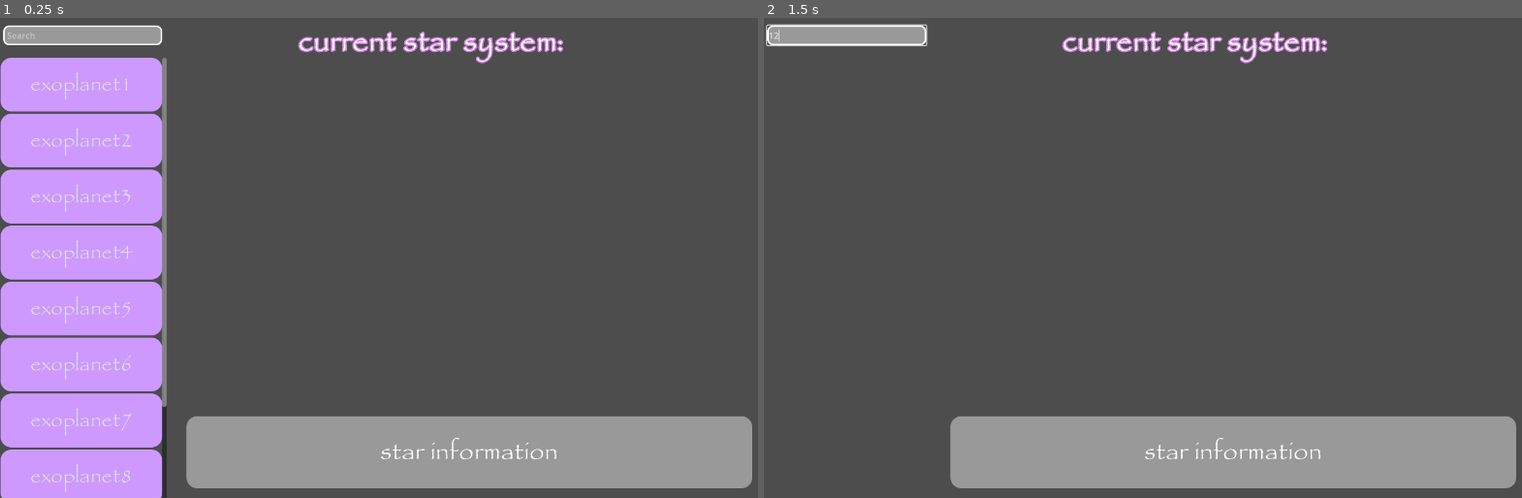
Above: before the commit, frames 1-2 (left to right).
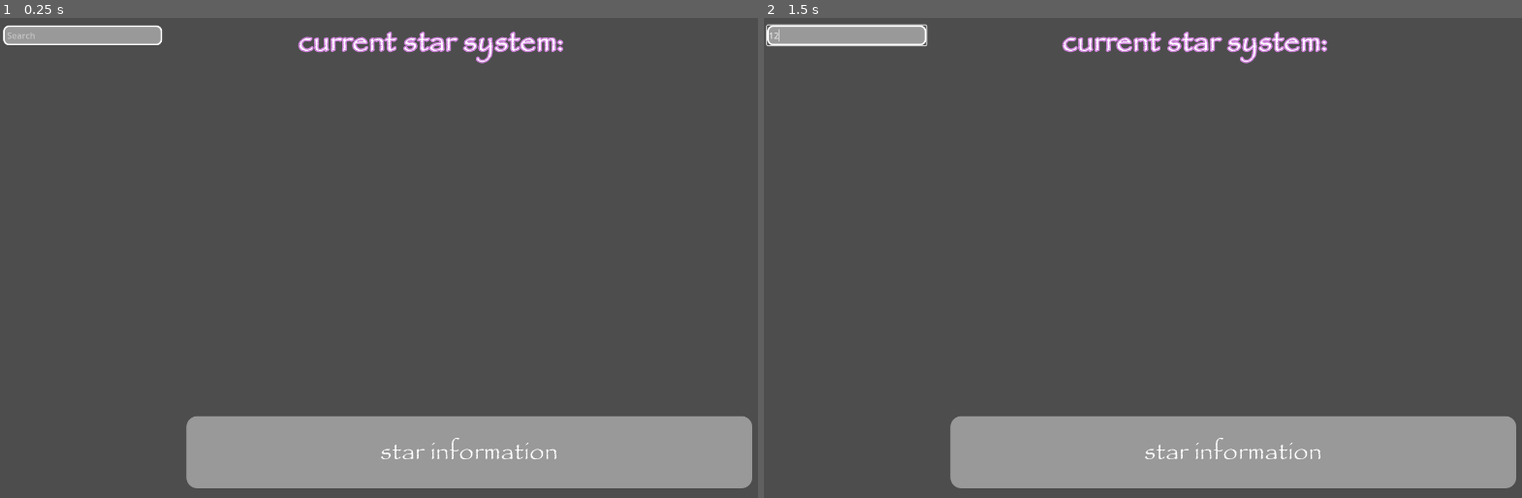
Above: after the commit, the same moments.

Repository: KingsSack/project-xenon-sky
Game: Godot game, scene res://ui.tscn
The game is run twice, just before and just after one commit, with the same random seed, the same clock (stepped at 60 frames per second) and the same inputs. This scene is started directly instead of the project's main scene.
Inputs (mouse positions are in pixels of both pictures, inside the frame that each line leads up to):
- Up to frame 1 (0.25 s): no input
- Up to frame 2 (1.5 s): click (847, 37) at 0.52 s; type "12" at 0.6 s; tap Enter at 1.25 s; move the mouse to (1324, 234) at 1.27 s; click (1324, 234) at 1.42 s

The runs differ from the first frame. In frame 1, 19% of the frame differs, in the area x 0-22%, y 8-100%; in frame 2, nothing differs.

Commit message:
Add new exoplanet loading functionality and refactor scene structure

Diff:
--- a/load_planet_button.tscn
+++ b/load_planet_button.tscn
@@ -1,6 +1,7 @@
-[gd_scene load_steps=6 format=3 uid="uid://cnn7tdf0xa0j4"]
+[gd_scene load_steps=7 format=3 uid="uid://bn8f5vug4o2os"]
 
 [ext_resource type="FontFile" uid="uid://buh8lyi6jme71" path="res://assets/papyrus.ttf" id="1_1kn8p"]
+[ext_resource type="Script" path="res://scripts/new_exoplanet.gd" id="2_pno2c"]
 
 [sub_resource type="Theme" id="Theme_em32u"]
 default_font = ExtResource("1_1kn8p")
@@ -36,3 +37,6 @@
 theme_override_styles/pressed = SubResource("StyleBoxFlat_4ai1i")
 theme_override_styles/normal = SubResource("StyleBoxFlat_xd3ht")
 text = "exoplanet1"
+script = ExtResource("2_pno2c")
+
+[connection signal="pressed" from="." to="." method="_on_load_exoplanet_pressed"]
--- /dev/null
+++ b/main.tscn
@@ -0,0 +1,7 @@
+[gd_scene load_steps=2 format=3 uid="uid://bdfjsmgb22nto"]
+
+[ext_resource type="PackedScene" uid="uid://y46vex5hofai" path="res://map.tscn" id="1_gp0jg"]
+
+[node name="Main" type="Node"]
+
+[node name="Node3D" parent="." instance=ExtResource("1_gp0jg")]
--- a/map.tscn
+++ b/map.tscn
@@ -1,6 +1,7 @@
 [gd_scene load_steps=5 format=3 uid="uid://y46vex5hofai"]
 
-[ext_resource type="Script" path="res://scripts/load_stars.gd" id="1_osuq4"]
+[ext_resource type="Script" path="res://scripts/load_app.gd" id="1_osuq4"]
+[ext_resource type="Script" path="res://scripts/camera_3d.gd" id="2_0xmat"]
 [ext_resource type="PackedScene" uid="uid://dxr8klbcdq7bj" path="res://star.tscn" id="2_vwx57"]
 [ext_resource type="PackedScene" uid="uid://bnss1urf5ebkf" path="res://ui.tscn" id="3_7frv8"]
 
@@ -24,3 +25,6 @@
 [node name="CanvasLayer" type="CanvasLayer" parent="."]
 
 [node name="Control" parent="CanvasLayer" instance=ExtResource("3_7frv8")]
+
+[connection signal="exoplanet_data_loaded" from="." to="." method="_on_exoplanet_data_loaded"]
+[connection signal="star_data_loaded" from="." to="." method="_on_star_data_loaded"]
--- a/project.godot
+++ b/project.godot
@@ -11,7 +11,7 @@
 [application]
 
 config/name="Project Zenon Sky"
-run/main_scene="res://map.tscn"
+run/main_scene="res://main.tscn"
 config/features=PackedStringArray("4.3", "Forward Plus")
 config/icon="res://icon.svg"
 
--- a/scripts/hello_world.gd
+++ /dev/null
@@ -1,11 +0,0 @@
-extends Node3D
-
-
-# Called when the node enters the scene tree for the first time.
-func _ready():
-	print("Hello World")
-
-
-# Called every frame. 'delta' is the elapsed time since the previous frame.
-func _process(delta):
-	pass
--- /dev/null
+++ b/scripts/load_app.gd
@@ -0,0 +1,73 @@
+extends Node3D
+
+var button_scene := preload("res://load_planet_button.tscn")
+
+var exoplanets = {}
+var stars = {}
+
+signal exoplanet_data_loaded(data)
+signal star_data_loaded(data)
+
+func _ready():
+	query_database("https://exoplanetarchive.ipac.caltech.edu/TAP/sync?query=SELECT+top+10+pl_name,ra,dec,sy_plx+FROM+ps+ORDER+BY+pl_name&format=json", "exoplanets")
+	query_database("https://gea.esac.esa.int/tap-server/tap/sync?request=doQuery&lang=ADQL&query=SELECT+TOP+25+designation,ra,dec,parallax+FROM+gaiadr3.gaia_source+WHERE+parallax+IS+NOT+NULL+ORDER+BY+source_id&format=json", "stars")
+
+func query_database(url, key):
+	var headers = []
+	var response = HTTPRequest.new()
+	add_child(response)
+	response.connect("request_completed", Callable(self, "_on_query_completed").bind(key))
+	response.request(url, headers)
+
+func _on_query_completed(_result, response_code, _headers, body, key):
+	# print("Raw body: ", body.get_string_from_utf8())
+	if response_code == 200:
+		var json = JSON.new()
+		var decoded_body = body.get_string_from_utf8()
+		var error = json.parse(decoded_body)
+		if error == OK:
+			# print("Successfully parsed JSON: ", json.data)
+			if key == "exoplanets":
+				exoplanet_data_loaded.emit(json.data)
+			elif key == "stars":
+				star_data_loaded.emit(json.data)
+		else:
+			print("Error parsing JSON: ", error)
+	else:
+		print("Query failed with status: ", response_code)
+
+func _on_exoplanet_data_loaded(data):
+	for exoplanet in data:
+		create_exoplanet_button(exoplanet["pl_name"])
+		exoplanets[exoplanet["pl_name"]] = [exoplanet["ra"], exoplanet["dec"], exoplanet["sy_plx"]]
+		# print("Exoplanet: ", exoplanet["pl_name"], " at (", exoplanet["ra"], ", ", exoplanet["dec"], ") with parallax: ", exoplanet["sy_plx"])
+
+func _on_star_data_loaded(data):
+	for star in data["data"]:
+		stars[star[0]] = [star[1], star[2], star[3]]
+		# print("Star: ", star[0], " at (", star[1], ", ", star[2], ") with parallax: ", star[3])
+
+func create_exoplanet_button(planet_name):
+	var button_instance = button_scene.instantiate()
+	button_instance.text = planet_name
+	$CanvasLayer/Control/ScrollContainer/VBoxContainer.add_child(button_instance)
+
+var x = []
+
+func make_star(x1):
+	x.append(x1)
+var y
+func instace_scene():
+	var scene = preload("res://map.tscn")
+	var scene_instance = scene.instance()
+	scene_instance.set_name("scene")
+	for pos in x:
+		y = Node3D
+		y.transform(pos)
+		y.new().add_child(scene_instance)
+
+func convert_ra_and_dec(ra, dec, parallax):
+	var x = cos(dec) * cos(ra)/tan(parallax)
+	var y = cos(dec) * sin(ra)/tan(parallax)
+	var z = sin(dec)/tan(parallax)
+	return Vector3(x,y,z)
--- a/scripts/load_stars.gd
+++ /dev/null
@@ -1,53 +0,0 @@
-extends Node3D
-
-var data
-
-# Called when the node enters the scene tree for the first time.
-func _ready():
-	query_database("https://exoplanetarchive.ipac.caltech.edu/TAP/sync?query=select+top+100+pl_name,ra,dec,parallax+from+ps&format=json")
-	var exoplanet_data = data
-
-	query_database("https://gea.esac.esa.int/tap-server/tap/tables/sync?query=select+top+100+designation,ra,dec,parallax+from+gaiadr3.gaia_source+order+by+source_id&format=json")
-	var star_data = data
-
-func query_database(url):
-	var headers = []  # No headers needed
-
-	var response = HTTPRequest.new()
-	add_child(response)
-	response.connect("request_completed", Callable(self, "_on_query_completed"))
-	response.request(url, headers)
-
-func _on_query_completed(_result, response_code, _headers, body):
-	print("Raw response code: ", response_code)
-	print("Raw body: ", body.get_string_from_utf8())
-
-	if response_code == 200:
-		var json = JSON.new()
-		var json_response = json.parse(body.get_string_from_utf8())
-		if json_response == OK:
-			data = json_response
-		else:
-			print("Error parsing JSON: ", json_response)
-	else:
-		print("Query failed with status: ", response_code)
-
-var x = []
-
-func make_star(x1):
-	x.append(x1)
-var y
-func instace_scene():
-	var scene = preload("res://map.tscn")
-	var scene_instance = scene.instance()
-	scene_instance.set_name("scene")
-	for pos in x:
-		y = Node3D
-		y.transform(pos)
-		y.new().add_child(scene_instance)
-
-func convert_ra_and_dec(ra, dec, parallax):
-	var x = cos(dec) * cos(ra)/tan(parallax)
-	var y = cos(dec) * sin(ra)/tan(parallax)
-	var z = sin(dec)/tan(parallax)
-	return Vector3(x,y,z)
--- /dev/null
+++ b/scripts/new_exoplanet.gd
@@ -0,0 +1,5 @@
+extends Node
+
+
+func _on_load_exoplanet_pressed():
+	pass # Replace with function body.
--- a/sidebar.tscn
+++ b/sidebar.tscn
@@ -1,6 +1,4 @@
-[gd_scene load_steps=2 format=3 uid="uid://dw3jlg0bslru"]
-
-[ext_resource type="PackedScene" uid="uid://bn8f5vug4o2os" path="res://load_planet_button.tscn" id="1_cbc06"]
+[gd_scene format=3 uid="uid://dw3jlg0bslru"]
 
 [node name="ScrollContainer" type="ScrollContainer"]
 offset_top = 2.0
@@ -10,6 +8,3 @@
 
 [node name="VBoxContainer" type="VBoxContainer" parent="."]
 layout_mode = 2
-
-[node name="Button" parent="VBoxContainer" instance=ExtResource("1_cbc06")]
-layout_mode = 2
--- a/ui.tscn
+++ b/ui.tscn
@@ -1,31 +1,7 @@
-[gd_scene load_steps=12 format=3 uid="uid://bnss1urf5ebkf"]
+[gd_scene load_steps=8 format=3 uid="uid://bnss1urf5ebkf"]
 
 [ext_resource type="FontFile" uid="uid://buh8lyi6jme71" path="res://assets/papyrus.ttf" id="1_28hgo"]
-[ext_resource type="Script" path="res://ui.gd" id="1_s2a2e"]
-
-[sub_resource type="Theme" id="Theme_em32u"]
-default_font = ExtResource("1_28hgo")
-
-[sub_resource type="StyleBoxFlat" id="StyleBoxFlat_ip4tb"]
-bg_color = Color(0.803922, 0.6, 1, 1)
-corner_radius_top_left = 20
-corner_radius_top_right = 20
-corner_radius_bottom_right = 20
-corner_radius_bottom_left = 20
-
-[sub_resource type="StyleBoxFlat" id="StyleBoxFlat_4ai1i"]
-bg_color = Color(7.84531e-06, 0.83784, 0, 1)
-corner_radius_top_left = 20
-corner_radius_top_right = 20
-corner_radius_bottom_right = 20
-corner_radius_bottom_left = 20
-
-[sub_resource type="StyleBoxFlat" id="StyleBoxFlat_xd3ht"]
-bg_color = Color(0.803922, 0.6, 1, 1)
-corner_radius_top_left = 20
-corner_radius_top_right = 20
-corner_radius_bottom_right = 20
-corner_radius_bottom_left = 20
+[ext_resource type="PackedScene" uid="uid://dw3jlg0bslru" path="res://sidebar.tscn" id="1_84egq"]
 
 [sub_resource type="LabelSettings" id="LabelSettings_o828k"]
 font = ExtResource("1_28hgo")
@@ -65,137 +41,11 @@
 offset_bottom = -1.31226
 grow_horizontal = 2
 grow_vertical = 2
-script = ExtResource("1_s2a2e")
 
-[node name="ScrollContainer" type="ScrollContainer" parent="."]
+[node name="ScrollContainer" parent="." instance=ExtResource("1_84egq")]
 layout_mode = 0
-offset_top = 82.0
-offset_right = 308.0
-offset_bottom = 901.0
-horizontal_scroll_mode = 0
-
-[node name="VBoxContainer" type="VBoxContainer" parent="ScrollContainer"]
-layout_mode = 2
-
-[node name="Button" type="Button" parent="ScrollContainer/VBoxContainer"]
-custom_minimum_size = Vector2(300, 100)
-layout_mode = 2
-theme = SubResource("Theme_em32u")
-theme_override_colors/font_hover_color = Color(0, 1, 0, 1)
-theme_override_colors/font_pressed_color = Color(0, 0, 0, 1)
-theme_override_font_sizes/font_size = 40
-theme_override_styles/hover = SubResource("StyleBoxFlat_ip4tb")
-theme_override_styles/pressed = SubResource("StyleBoxFlat_4ai1i")
-theme_override_styles/normal = SubResource("StyleBoxFlat_xd3ht")
-text = "exoplanet1"
-
-[node name="Button2" type="Button" parent="ScrollContainer/VBoxContainer"]
-custom_minimum_size = Vector2(300, 100)
-layout_mode = 2
-theme = SubResource("Theme_em32u")
-theme_override_colors/font_hover_color = Color(0, 1, 0, 1)
-theme_override_colors/font_pressed_color = Color(0, 0, 0, 1)
-theme_override_font_sizes/font_size = 40
-theme_override_styles/hover = SubResource("StyleBoxFlat_ip4tb")
-theme_override_styles/pressed = SubResource("StyleBoxFlat_4ai1i")
-theme_override_styles/normal = SubResource("StyleBoxFlat_xd3ht")
-text = "exoplanet2"
-
-[node name="Button3" type="Button" parent="ScrollContainer/VBoxContainer"]
-custom_minimum_size = Vector2(300, 100)
-layout_mode = 2
-theme = SubResource("Theme_em32u")
-theme_override_colors/font_hover_color = Color(0, 1, 0, 1)
-theme_override_colors/font_pressed_color = Color(0, 0, 0, 1)
-theme_override_font_sizes/font_size = 40
-theme_override_styles/hover = SubResource("StyleBoxFlat_ip4tb")
-theme_override_styles/pressed = SubResource("StyleBoxFlat_4ai1i")
-theme_override_styles/normal = SubResource("StyleBoxFlat_xd3ht")
-text = "exoplanet3"
-
-[node name="Button4" type="Button" parent="ScrollContainer/VBoxContainer"]
-custom_minimum_size = Vector2(300, 100)
-layout_mode = 2
-theme = SubResource("Theme_em32u")
-theme_override_colors/font_hover_color = Color(0, 1, 0, 1)
-theme_override_colors/font_pressed_color = Color(0, 0, 0, 1)
-theme_override_font_sizes/font_size = 40
-theme_override_styles/hover = SubResource("StyleBoxFlat_ip4tb")
-theme_override_styles/pressed = SubResource("StyleBoxFlat_4ai1i")
-theme_override_styles/normal = SubResource("StyleBoxFlat_xd3ht")
-text = "exoplanet4"
-
-[node name="Button5" type="Button" parent="ScrollContainer/VBoxContainer"]
-custom_minimum_size = Vector2(300, 100)
-layout_mode = 2
-theme = SubResource("Theme_em32u")
-theme_override_colors/font_hover_color = Color(0, 1, 0, 1)
-theme_override_colors/font_pressed_color = Color(0, 0, 0, 1)
-theme_override_font_sizes/font_size = 40
-theme_override_styles/hover = SubResource("StyleBoxFlat_ip4tb")
-theme_override_styles/pressed = SubResource("StyleBoxFlat_4ai1i")
-theme_override_styles/normal = SubResource("StyleBoxFlat_xd3ht")
-text = "exoplanet5"
-
-[node name="Button6" type="Button" parent="ScrollContainer/VBoxContainer"]
-custom_minimum_size = Vector2(300, 100)
-layout_mode = 2
-theme = SubResource("Theme_em32u")
-theme_override_colors/font_hover_color = Color(0, 1, 0, 1)
-theme_override_colors/font_pressed_color = Color(0, 0, 0, 1)
-theme_override_font_sizes/font_size = 40
-theme_override_styles/hover = SubResource("StyleBoxFlat_ip4tb")
-theme_override_styles/pressed = SubResource("StyleBoxFlat_4ai1i")
-theme_override_styles/normal = SubResource("StyleBoxFlat_xd3ht")
-text = "exoplanet6"
-
-[node name="Button7" type="Button" parent="ScrollContainer/VBoxContainer"]
-custom_minimum_size = Vector2(300, 100)
-layout_mode = 2
-theme = SubResource("Theme_em32u")
-theme_override_colors/font_hover_color = Color(0, 1, 0, 1)
-theme_override_colors/font_pressed_color = Color(0, 0, 0, 1)
-theme_override_font_sizes/font_size = 40
-theme_override_styles/hover = SubResource("StyleBoxFlat_ip4tb")
-theme_override_styles/pressed = SubResource("StyleBoxFlat_4ai1i")
-theme_override_styles/normal = SubResource("StyleBoxFlat_xd3ht")
-text = "exoplanet7"
-
-[node name="Button8" type="Button" parent="ScrollContainer/VBoxContainer"]
-custom_minimum_size = Vector2(300, 100)
-layout_mode = 2
-theme = SubResource("Theme_em32u")
-theme_override_colors/font_hover_color = Color(0, 1, 0, 1)
-theme_override_colors/font_pressed_color = Color(0, 0, 0, 1)
-theme_override_font_sizes/font_size = 40
-theme_override_styles/hover = SubResource("StyleBoxFlat_ip4tb")
-theme_override_styles/pressed = SubResource("StyleBoxFlat_4ai1i")
-theme_override_styles/normal = SubResource("StyleBoxFlat_xd3ht")
-text = "exoplanet8"
-
-[node name="Button9" type="Button" parent="ScrollContainer/VBoxContainer"]
-custom_minimum_size = Vector2(300, 100)
-layout_mode = 2
-theme = SubResource("Theme_em32u")
-theme_override_colors/font_hover_color = Color(0, 1, 0, 1)
-theme_override_colors/font_pressed_color = Color(0, 0, 0, 1)
-theme_override_font_sizes/font_size = 40
-theme_override_styles/hover = SubResource("StyleBoxFlat_ip4tb")
-theme_override_styles/pressed = SubResource("StyleBoxFlat_4ai1i")
-theme_override_styles/normal = SubResource("StyleBoxFlat_xd3ht")
-text = "exoplanet9"
-
-[node name="Button10" type="Button" parent="ScrollContainer/VBoxContainer"]
-custom_minimum_size = Vector2(300, 100)
-layout_mode = 2
-theme = SubResource("Theme_em32u")
-theme_override_colors/font_hover_color = Color(0, 1, 0, 1)
-theme_override_colors/font_pressed_color = Color(0, 0, 0, 1)
-theme_override_font_sizes/font_size = 40
-theme_override_styles/hover = SubResource("StyleBoxFlat_ip4tb")
-theme_override_styles/pressed = SubResource("StyleBoxFlat_4ai1i")
-theme_override_styles/normal = SubResource("StyleBoxFlat_xd3ht")
-text = "exoplanet10"
+offset_top = 0.0
+offset_bottom = 899.0
 
 [node name="Label" type="Label" parent="."]
 layout_mode = 1
Renamed: ui.gd -> scripts/ui.gd
